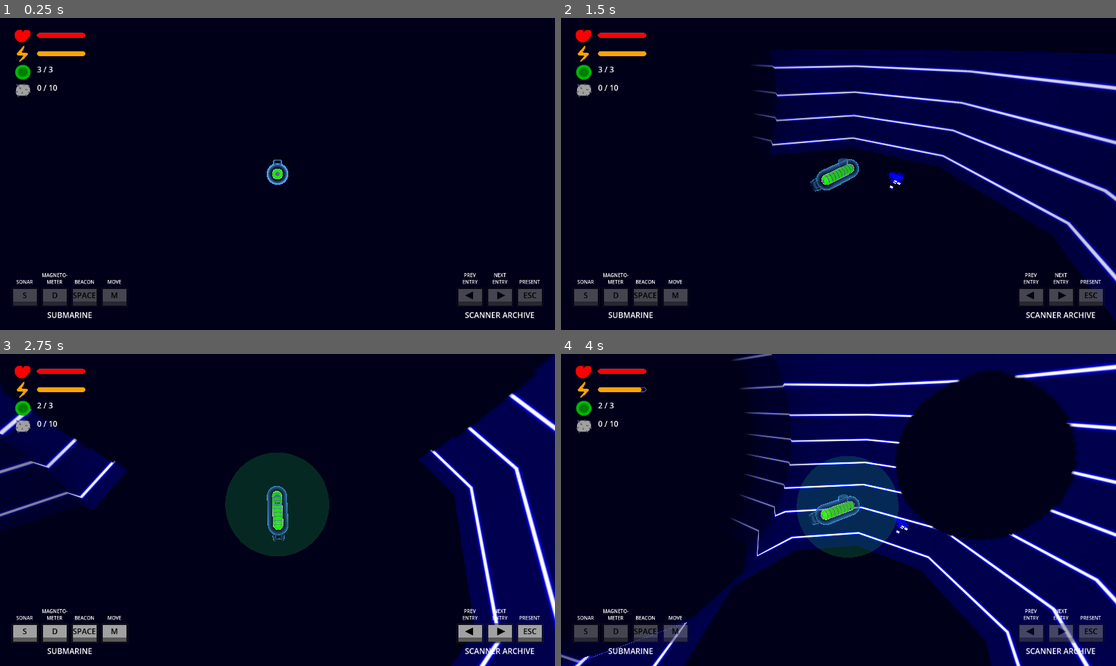
Above: before the commit, frames 1-4 (two rows, left to right).
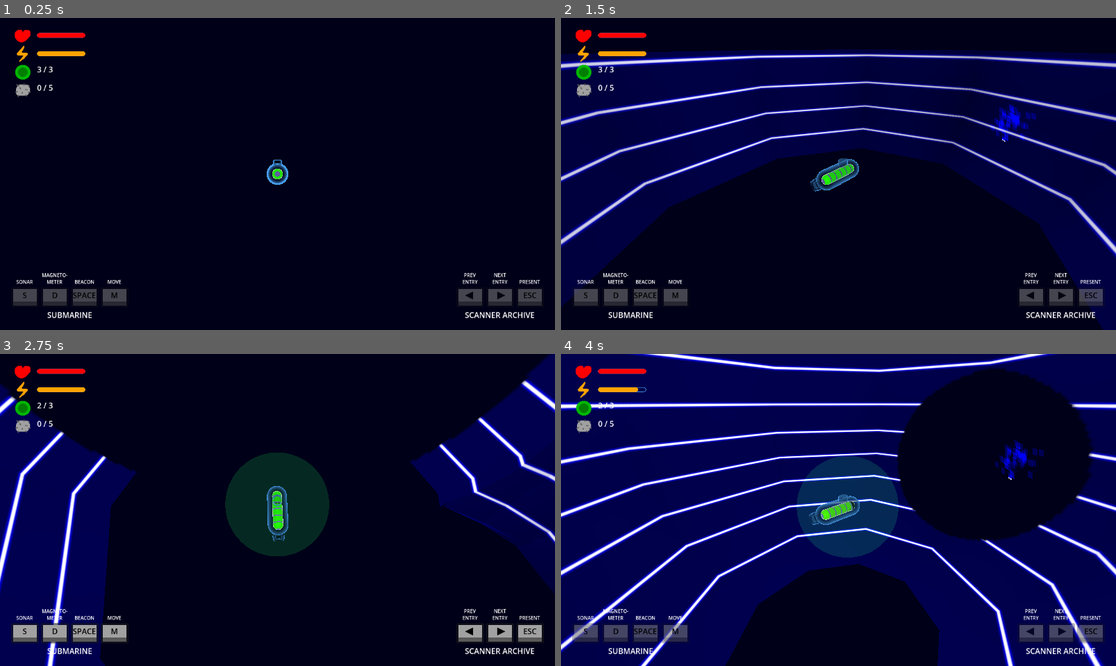
Above: after the commit, the same moments.

Repository: squirrelsoftcompany/LD57
Game: Godot game, scene res://Scenes/test_scene.tscn
Same seed, same stepped clock (60 frames per second), same inputs: the game is played once before the commit and once after it.
Inputs (mouse positions are in pixels of both pictures, inside the frame that each line leads up to):
- Up to frame 1 (0.25 s): no input
- Up to frame 2 (1.5 s): tap Enter at 0.5 s; drag from (622, 71) to (894, 105) at 0.52 s; drag from (622, 89) to (810, 236) at 1.27 s
- Up to frame 3 (2.75 s): move the mouse to (333, 441) at 2.02 s; tap Space (mi_launch) at 2.1 s; click (333, 441) at 2.17 s
- Up to frame 4 (4 s): click "S" at 2.75 s; drag from (810, 572) to (672, 463) at 3.52 s

The runs differ from the first frame. In frame 1, less than 0.1% of the frame differs, in the area x 8-51%, y 21-52%; in frame 2, 31%; in frame 3, 21%; in frame 4, 50%, in the area x 0-100%, y 0-100%.

Commit message:
balancing
and fixes

Diff:
--- a/Scenes/map.tscn
+++ b/Scenes/map.tscn
@@ -17,12 +17,12 @@
 material_override = ExtResource("1_26yhd")
 use_collision = true
 script = ExtResource("2_p3ir5")
-world_size = 400.0
-cavern_nb = 6
-cavern_points_nb = 30
+world_size = 250.0
+cavern_nb = 5
+cavern_points_nb = 20
 cavern_width = 30.0
-cavity_nb = 10
-cavity_max_size = 80.0
+cavity_nb = 6
+cavity_max_size = 70.0
 mine_template = ExtResource("3_q0mm3")
 energy_template = ExtResource("4_np2xp")
 fish_template = ExtResource("5_w7jjh")
--- a/Scenes/submarine.tscn
+++ b/Scenes/submarine.tscn
@@ -87,6 +87,8 @@
 omni_range = 50.0
 omni_attenuation = 0.1
 script = ExtResource("3_je60v")
+huge_sonar_cost = 1
+magnet_cost = 1
 
 [node name="Magnetometer" type="OmniLight3D" parent="OmniLight3D"]
 light_cull_mask = 4294967291
--- a/Scripts/Energy/energyZone.gd
+++ b/Scripts/Energy/energyZone.gd
@@ -1,7 +1,7 @@
 extends Node
 
 @export var energy_value = 10
-@export var cooldown : float = 10000000 # in µs (10^-6s)
+@export var cooldown : float = 10000000 ## in µs (10^-6s)
 
 @onready  var mesh = $MultiMeshInstance3D
 @onready  var energy_sound = $EnergySound
--- a/Scripts/battery.gd
+++ b/Scripts/battery.gd
@@ -1,11 +1,9 @@
 extends MeshInstance3D
 
-var max_charge : float = 10
-var charge : float = 0
+@onready var max_charge : float = GlobalPlayerStates.maxEnergy
+@onready var charge : float = GlobalPlayerStates.current_energy
 
 func _ready():
-	max_charge = (GlobalPlayerStates.maxEnergy *  max_charge ) / GlobalPlayerStates.maxEnergy
-	charge = (GlobalPlayerStates.current_energy *  max_charge ) / GlobalPlayerStates.maxEnergy
 	material_override.set_shader_parameter("charge",charge)
 	material_override.set_shader_parameter("max_charge",max_charge)
 	GlobalEventHolder.connect("energy_state_changed", _energy_change)
--- a/Scripts/global_player_states.gd
+++ b/Scripts/global_player_states.gd
@@ -32,7 +32,7 @@
 func set_energy(value: int) -> void:
 	if value < 0:
 		value = 0
-	current_energy = value
+	current_energy = value if value < maxEnergy else maxEnergy
 	GlobalEventHolder.energy_state_changed.emit(value, maxEnergy)
 
 
--- a/project.godot
+++ b/project.godot
@@ -12,13 +12,13 @@
 
 Global/MaxBeacon=3
 Global/MaxLife=10
-Global/MaxEnergy=100
+Global/MaxEnergy=6
 Global/Mines=[]
-Global/MaxMines=10
+Global/MaxMines=5
 
 [application]
 
-config/name="LD57"
+config/name="LD57_IntoTheDepth"
 run/main_scene="uid://bdujusajoavl0"
 config/features=PackedStringArray("4.4", "GL Compatibility")
 config/icon="res://icon.svg"
